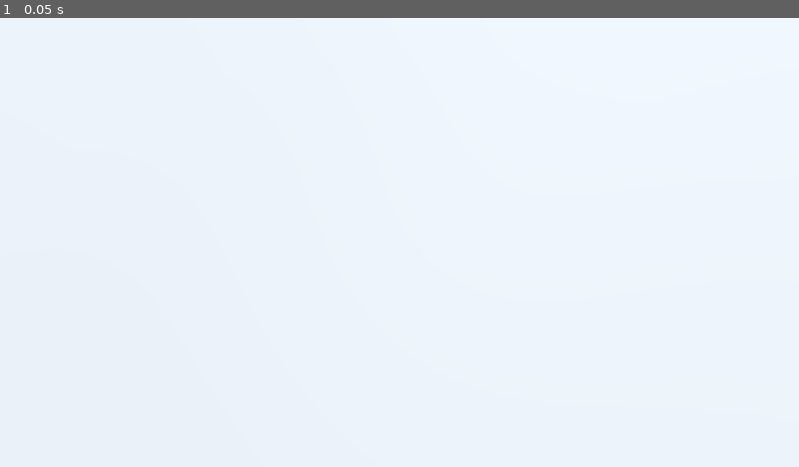
Above: before the commit, frame 1.
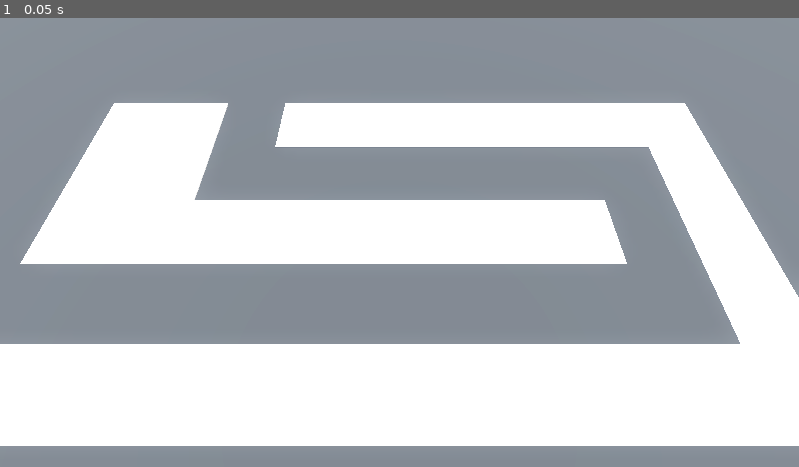
Above: after the commit, the same moment.

Repository: yubinex/barbarian-blaster
Game: Godot game, scene res://base_level.tscn
Same seed, same stepped clock (60 frames per second), same inputs: the game is played once before the commit and once after it. The project has no main scene, so this scene is started directly.
Inputs:
- Up to frame 1 (0.05 s): no input

The runs differ from the first frame. In frame 1, 55% of the frame differs, in the area x 0-100%, y 0-100%.

Commit message:
feat: Implement basic level structure
Adds a new material to the base level and configures the GridMap for initial level design.

Diff:
--- a/base_level.tscn
+++ b/base_level.tscn
@@ -15,6 +15,9 @@
 tonemap_mode = 2
 glow_enabled = true
 
+[sub_resource type="StandardMaterial3D" id="StandardMaterial3D_bo3yr"]
+albedo_color = Color(0.258824, 0.258824, 0.258824, 1)
+
 [node name="BaseLevel" type="Node3D"]
 
 [node name="DirectionalLight3D" type="DirectionalLight3D" parent="."]
@@ -27,9 +30,15 @@
 [node name="CSGBox3D" type="CSGBox3D" parent="."]
 transform = Transform3D(1, 0, 0, 0, 1, 0, 0, 0, 1, 0, -1, 0)
 size = Vector3(100, 2, 100)
+material = SubResource("StandardMaterial3D_bo3yr")
 
 [node name="Camera3D" type="Camera3D" parent="."]
 transform = Transform3D(1, 0, 0, 0, 0.422618, 0.906308, 0, -0.906308, 0.422618, 0, 14.5, 9.5)
 
 [node name="GridMap" type="GridMap" parent="."]
 mesh_library = ExtResource("1_bo3yr")
+cell_size = Vector3(4, 4, 4)
+cell_center_y = false
+data = {
+"cells": PackedInt32Array(65535, 65534, 0, 65535, 2, 0, 65531, 65535, 0, 4, 65535, 0, 65531, 65534, 0, 65532, 65534, 0, 3, 2, 0, 4, 2, 0, 65531, 2, 0, 65532, 2, 0, 65531, 0, 0, 65534, 65534, 0, 0, 65534, 0, 1, 65534, 0, 2, 65534, 0, 3, 65534, 0, 4, 65534, 0, 4, 0, 0, 4, 1, 0, 65534, 2, 0, 65533, 2, 0, 0, 2, 0, 1, 2, 0, 2, 2, 0, 65532, 65535, 0, 65532, 0, 0, 65533, 0, 0, 65534, 0, 0, 65535, 0, 0, 0, 0, 0, 1, 0, 0, 2, 0, 0)
+}
Not shown: 1 places in base_level.tscn that only renumber resources
